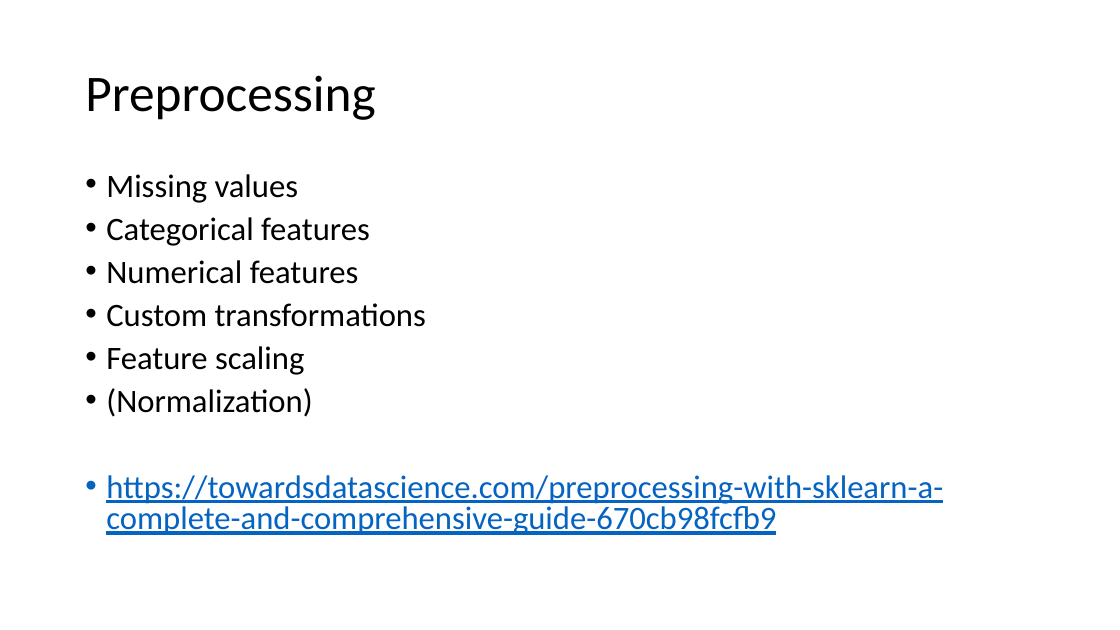
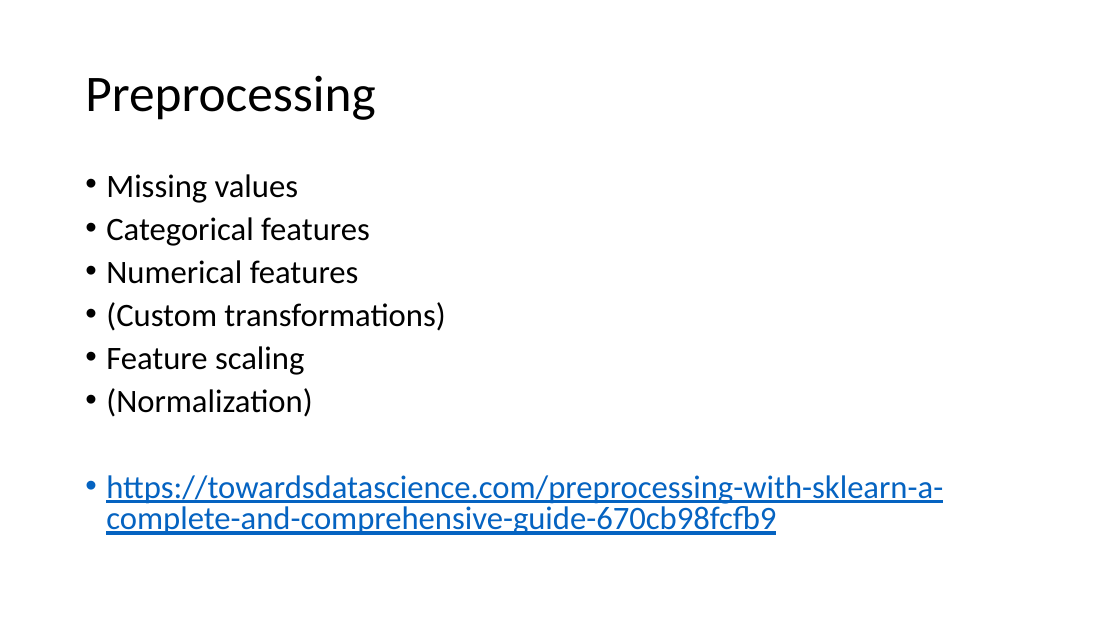
Before and after one commit to FranzGH/IoT_ML, a slide deck: slide 50 of Sklearn-UG.pptx. Drawn at 1120x630 pixels with LibreOffice and Linux fonts; fonts in the diff are those of the drawing. Boxes give left, top, right and bottom in pixels: in the first picture for what was removed or moved away, otherwise in the second. Text is boxed around its words. In the diff, an @@ line names an element or a change of style, - is before the commit and + after.

```diff
--- a/Sklearn-UG.pptx
+++ b/Sklearn-UG.pptx
@@ text at (106, 302, 445, 331): text changed @@
-• Custom transformations
+• (Custom transformations)
```
Also in this commit, not shown: 2 slides added.
